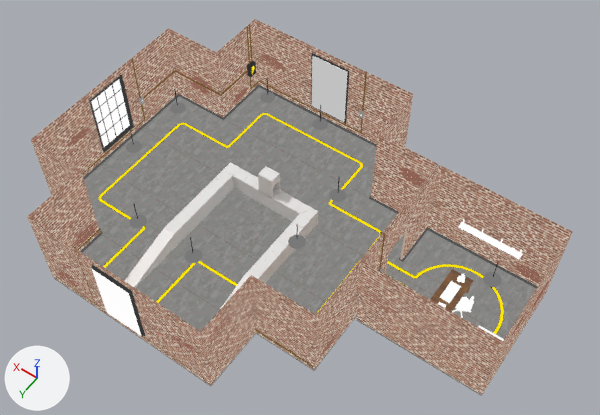
One commit to the Blender file Assets/newGame/track1.blend: the scene before it, then after it.
The view is the same before and after, from a 50 mm lens placed at (-73.9, 68.8, 103.4), pointed at (-30.7, 8.3, 8.2). Every picture has the same lights, and +X, +Y and +Z are marked at lower left.
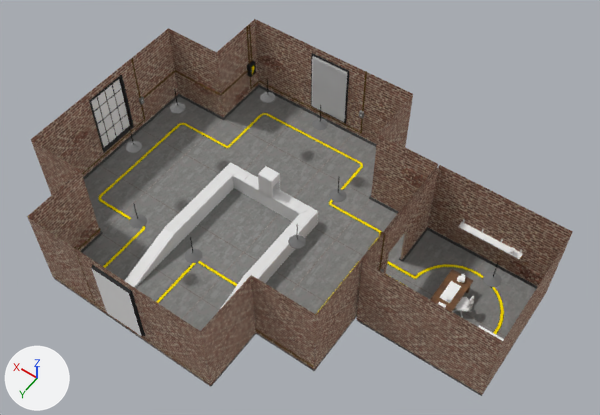
The change, as a diff of the scene's bpy script:
```diff
--- a/Assets/newGame/track1.blend.py
+++ b/Assets/newGame/track1.blend.py
@@ mat_cartexture @@
-mat_cartexture = emission_material('CarTexture')
+mat_cartexture = diffuse_material('CarTexture')
 mat_cartexture.texture = img_cartexture_png
@@ mat_boxfactory @@
-mat_boxfactory = emission_material('BoxFactory')
+mat_boxfactory = diffuse_material('BoxFactory')
 mat_boxfactory.texture = img_boxfactory_png
```

Pixel boxes [x1, y1, x2, y2] of what changed, in the pictures (600 x 415 px):
'Plane', recoloured: [27, 19, 573, 396] in both
'Plane.010', recoloured: [98, 113, 504, 335] in both
'Cube.010', recoloured: [55, 53, 549, 356] in both
'Plane.002', recoloured: [311, 56, 348, 122] in both
'Cube.005', recoloured: [126, 79, 502, 288] in both
'Cube.021', recoloured: [52, 24, 385, 382] in both
'Cube.007', recoloured: [438, 219, 523, 341] in both
'Cube.006', recoloured: [430, 269, 473, 312] in both
